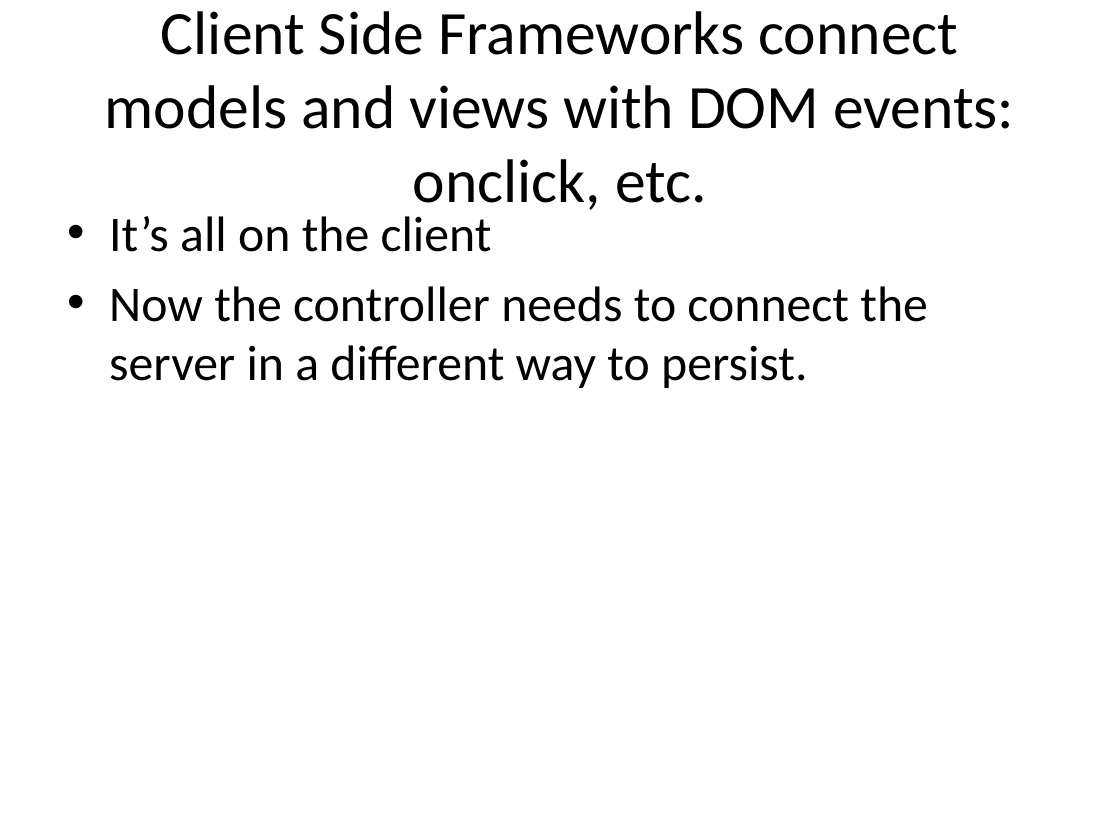
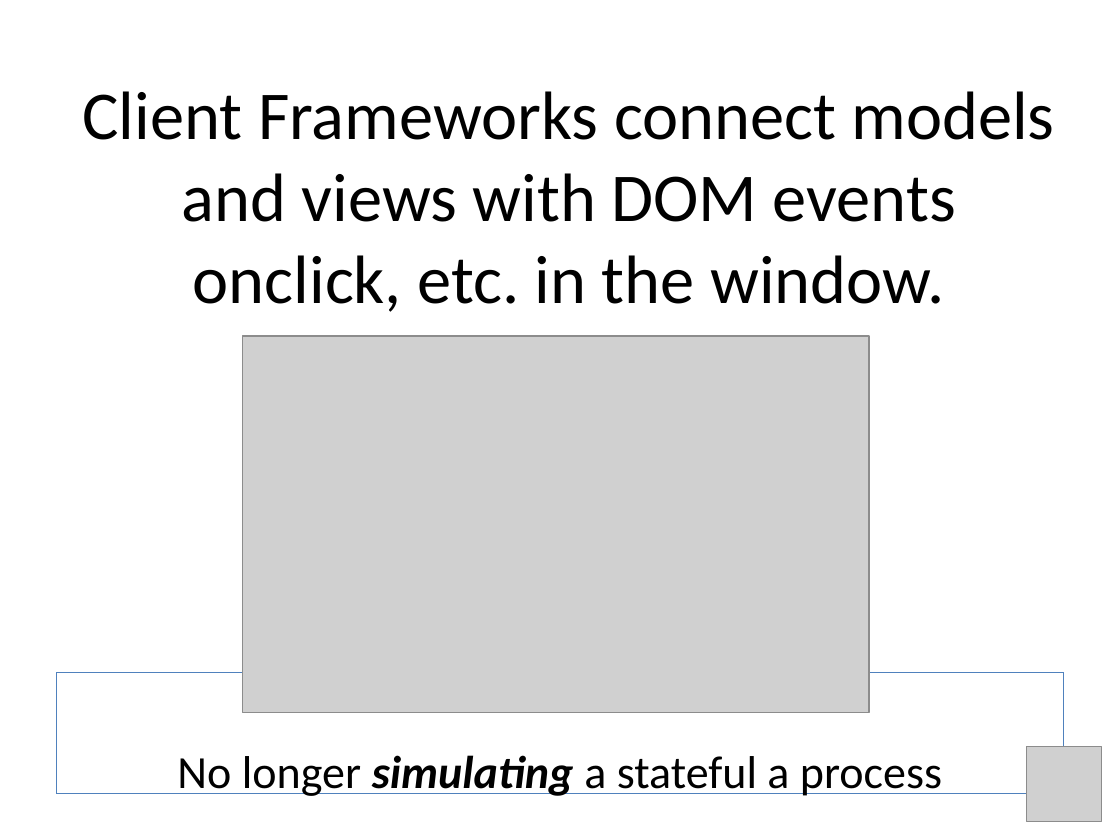
Before and after one commit to jkoynok/TechFest.BackBone, a slide deck: slide 6 of TechFest.Backbone/tf.backbone.pptx (slide 5 before the commit). Drawn at 1120x840 pixels with LibreOffice and Linux fonts; fonts in the diff are those of the drawing; grey boxes stand for pictures. Boxes give left, top, right and bottom in pixels: in the first picture for what was removed or moved away, otherwise in the second. Text is boxed around its words. In the diff, an @@ line names an element or a change of style, - is before the commit and + after.

```diff
--- a/TechFest.Backbone/tf.backbone.pptx
+++ b/TechFest.Backbone/tf.backbone.pptx
@@ title at [83, 91, 1055, 312]: text changed; size 39.6 to 44 pt @@
-Client Side Frameworks connect models and views with DOM events:
-onclick, etc.
+Client Frameworks connect models and views with DOM events
+onclick, etc. in the window.
@@ text removed at [109, 216, 928, 388] @@
-• It’s all on the client
-• Now the controller needs to connect the server in a different way to persist.
@@ picture added at [243, 336, 869, 712] @@
@@ text added at [56, 672, 1064, 793], outline #4F81BD 0.75 pt, 29.6 pt, text #000000 @@
+No longer simulating a stateful a process
@@ picture added at [1027, 747, 1102, 822] @@
```
Also in this commit, not shown: 9 other slides changed, 5 slides added, 3 slides removed, 7 other files.
